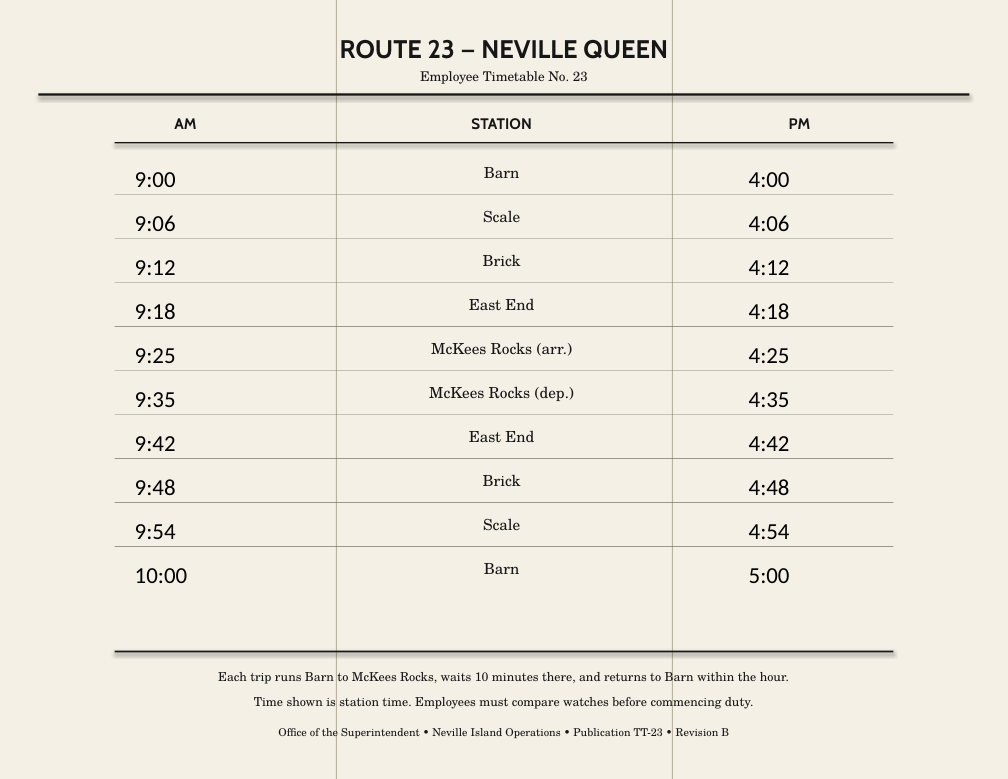
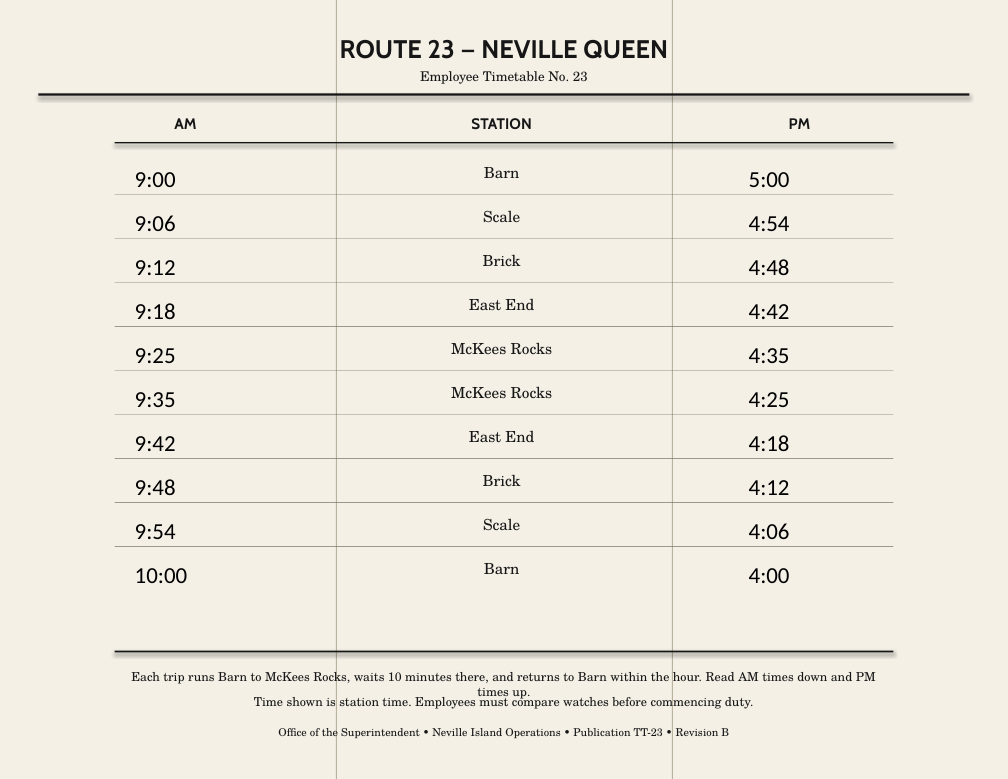
Before and after one commit to lnevo/hart, a slide deck: slide 2 of docs/ops/TT-23_Route23_NevilleQueen_RevisionA_v6.pptx. Drawn at 1008x779 pixels with LibreOffice and Linux fonts; fonts in the diff are those of the drawing. Boxes give left, top, right and bottom in pixels: in the first picture for what was removed or moved away, otherwise in the second. Text is boxed around its words. In the diff, an @@ line names an element or a change of style, - is before the commit and + after.

```diff
--- a/docs/ops/TT-23_Route23_NevilleQueen_RevisionA_v6.pptx
+++ b/docs/ops/TT-23_Route23_NevilleQueen_RevisionA_v6.pptx
@@ text at (x1=749, y1=172, x2=790, y2=187): text changed @@
-4:00
+5:00
@@ text at (x1=749, y1=216, x2=790, y2=231): text changed @@
-4:06
+4:54
@@ text at (x1=749, y1=259, x2=790, y2=275): text changed @@
-4:12
+4:48
@@ text at (x1=749, y1=304, x2=790, y2=319): text changed @@
-4:18
+4:42
@@ text at (x1=451, y1=342, x2=553, y2=355): text changed @@
-McKees Rocks (arr.)
+McKees Rocks
@@ text at (x1=749, y1=348, x2=790, y2=363): text changed @@
-4:25
+4:35
@@ text at (x1=451, y1=386, x2=553, y2=399): text changed @@
-McKees Rocks (dep.)
+McKees Rocks
@@ text at (x1=749, y1=392, x2=790, y2=407): text changed @@
-4:35
+4:25
@@ text at (x1=749, y1=435, x2=790, y2=451): text changed @@
-4:42
+4:18
@@ text at (x1=749, y1=480, x2=790, y2=495): text changed @@
-4:48
+4:12
@@ text at (x1=749, y1=523, x2=790, y2=539): text changed @@
-4:54
+4:06
@@ text at (x1=749, y1=568, x2=790, y2=583): text changed @@
-5:00
+4:00
@@ text at (x1=131, y1=668, x2=876, y2=700): text changed @@
-Each trip runs Barn to McKees Rocks, waits 10 minutes there, and returns to Barn within the hour.
+Each trip runs Barn to McKees Rocks, waits 10 minutes there, and returns to Barn within the hour. Read AM times down and PM times up.
```
Also in this commit, not shown: 8 other files.
